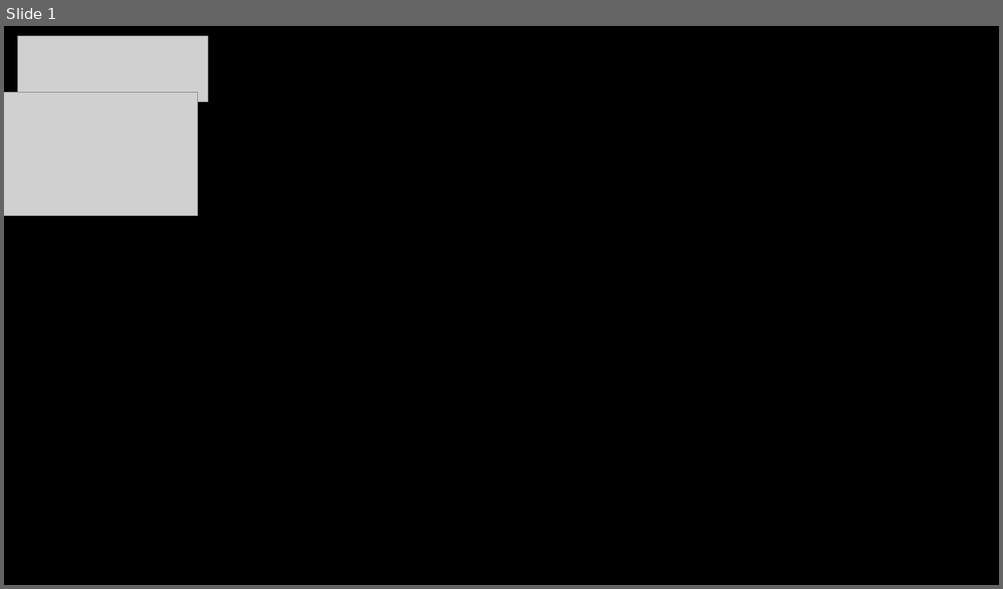
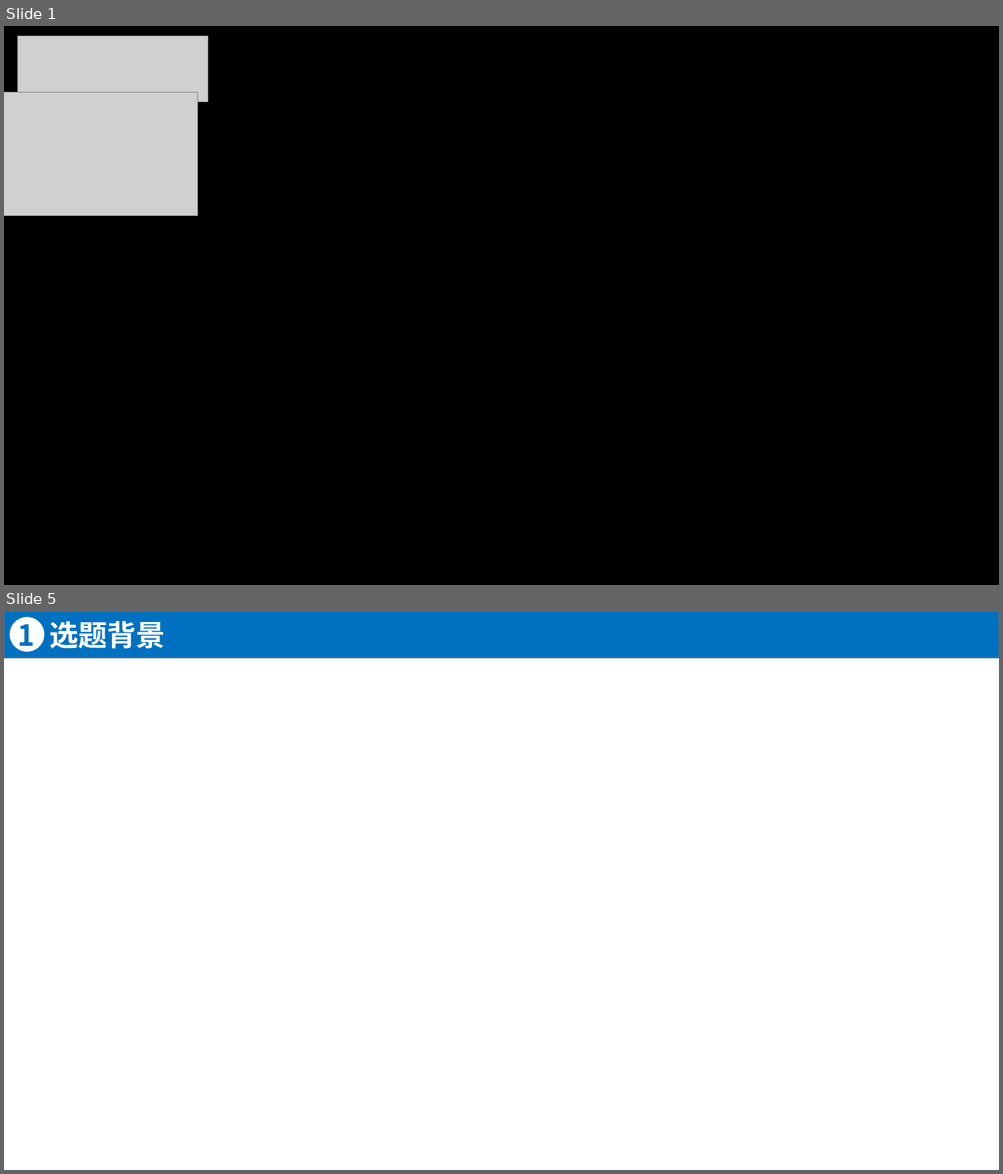
Before and after one commit to shianqi/graduation_paper, a slide deck: PPT.pptx. Shown one above the other, each under a label of ours: slide 1 before the commit, slides 1 and 5 after it; the slides between them are not shown. The pictures are 1003x589 and 1003x1174 pixels, drawn with LibreOffice and Linux fonts; fonts in the diff are those of the drawing; grey boxes stand for pictures. Boxes give left, top, right and bottom in pixels: in the first picture for what was removed or moved away, otherwise in the second. Text is boxed around its words. In the diff, an @@ line names an element or a change of style, - is before the commit and + after.

```diff
--- a/PPT.pptx
+++ b/PPT.pptx
@@ slide 5 added at [4, 611, 999, 1170], background #FFFFFF @@
@@ rectangle added at [4, 611, 999, 658], fill #0070C0, outline #43739E 1 pt @@
@@ ellipse added at [10, 617, 44, 651], fill #FFFFFF @@
@@ text added at [18, 616, 35, 654], 28 pt, text #0070C0, bold @@
+1
@@ text added at [49, 621, 165, 649], 28 pt, text #FFFFFF, bold @@
+选题背景
```
Also in this commit, not shown: 2 slides changed, 6 other slides added, 3 slides removed.
